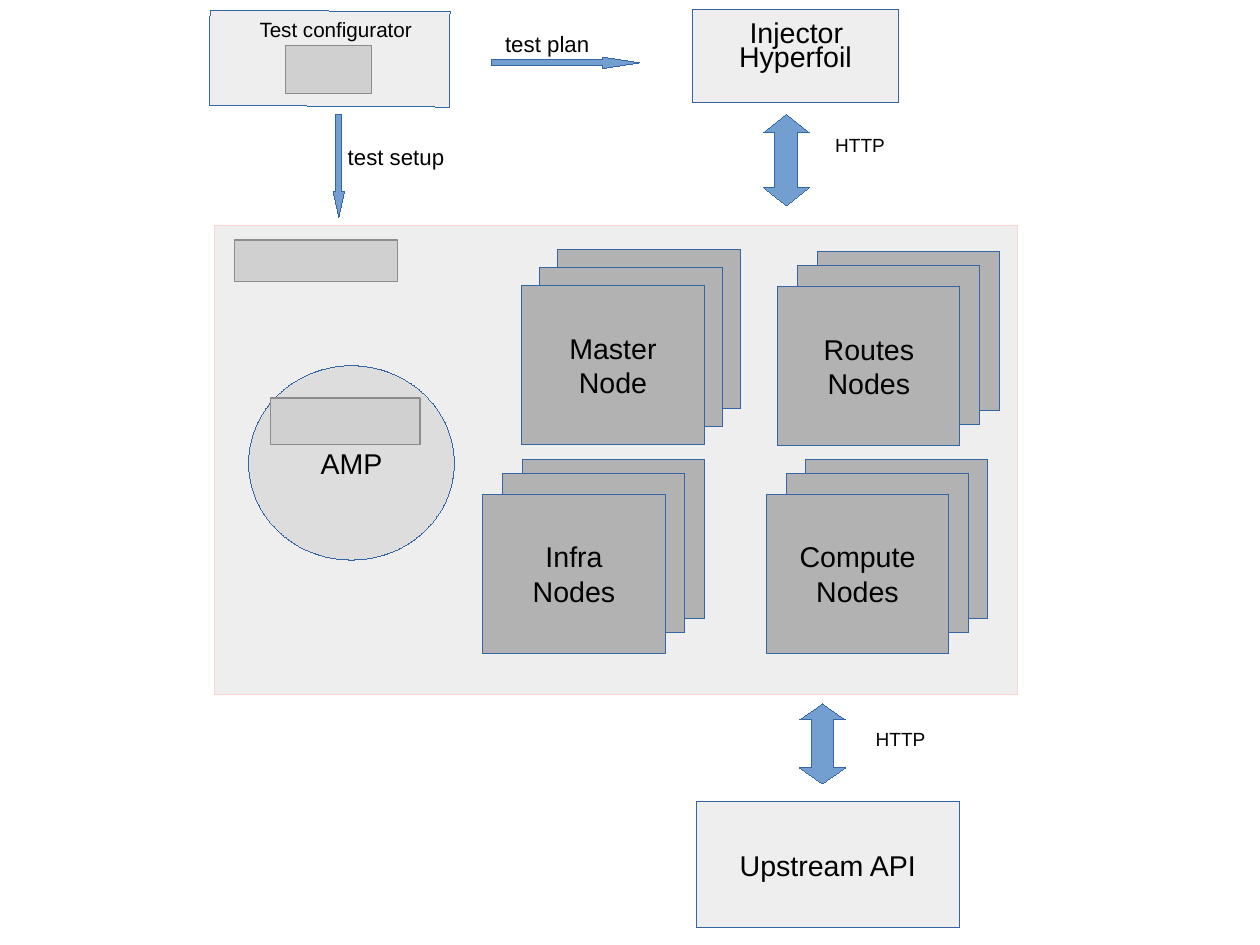
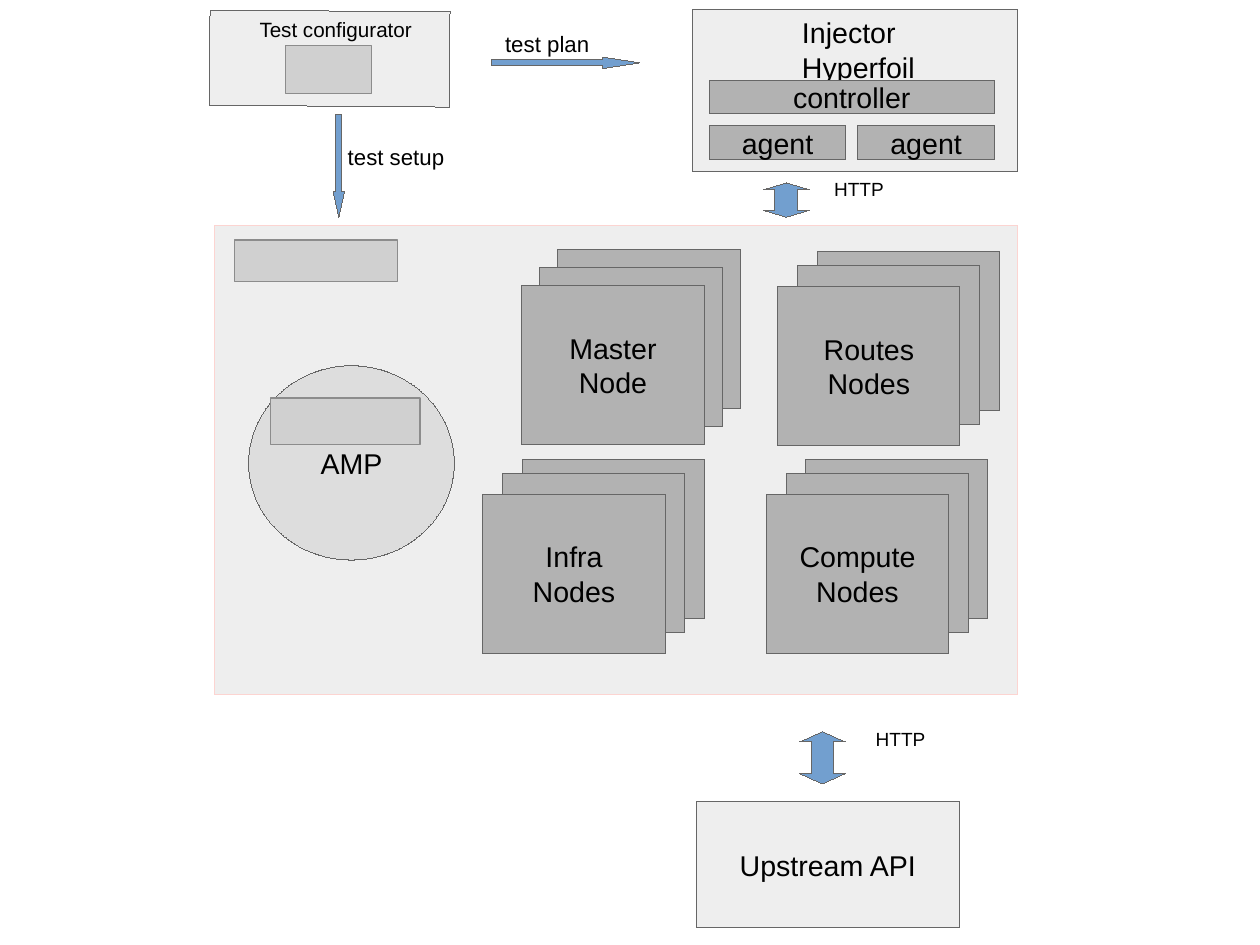
Before and after one commit to davidffrench/perftest-toolkit, a slide deck: slide 1 of deployment/doc/infrastructure.odp. Drawn at 1260x945 pixels with LibreOffice and Linux fonts; fonts in the diff are those of the drawing; grey boxes stand for pictures. Boxes give left, top, right and bottom in pixels: in the first picture for what was removed or moved away, otherwise in the second. Text is boxed around its words. In the diff, an @@ line names an element or a change of style, - is before the commit and + after.

```diff
--- a/deployment/doc/infrastructure.odp
+++ b/deployment/doc/infrastructure.odp
@@ outline #3465A4 0 pt to #666666 0 pt in 18 elements at <box>696,802,959,927</box>, <box>767,494,949,653</box>, <box>484,494,665,653</box>, <box>779,286,960,445</box>, <box>558,250,740,409</box>, <box>540,268,721,426</box>, <box>523,286,704,445</box>, <box>249,366,455,560</box>, <box>806,460,988,619</box>, <box>787,473,968,632</box>, <box>523,460,704,619</box>, <box>503,473,685,632</box>, <box>818,252,999,410</box>, <box>798,265,980,424</box>, <box>210,11,451,107</box>, <box>492,57,640,69</box>, <box>333,114,344,217</box>, <box>693,10,1018,172</box> @@
@@ rectangle: place and size @@
-rectangle at <box>693,10,899,103</box>
+rectangle at <box>693,10,1018,172</box>
@@ text "Injector": place and size @@
-text "Injector" at <box>750,22,844,49</box>
+text "Injector" at <box>802,22,915,83</box>
@@ text in rectangle at <box>739,45,852,73</box>: text removed @@
-Hyperfoil
@@ text at <box>802,57,915,83</box>: paragraph added @@
+Hyperfoil
@@ rectangle added at <box>710,80,995,113</box>, fill #B2B2B2, outline #666666 0 pt, 18 pt, text #000000 @@
+controller
@@ rectangle added at <box>710,126,846,160</box>, fill #B2B2B2, outline #666666 0 pt, 18 pt, text #000000 @@
+agent
@@ rectangle added at <box>859,126,995,160</box>, fill #B2B2B2, outline #666666 0 pt, 18 pt, text #000000 @@
+agent
@@ text "HTTP": place and size @@
-text "HTTP" at <box>835,139,885,152</box>
+text "HTTP" at <box>834,183,884,196</box>
@@ up down arrow at <box>764,183,810,217</box>: outline #3465A4 0 pt to #666666 0 pt; proportions changed @@
@@ up down arrow: place and size @@
-up down arrow at <box>764,114,810,206</box>
+up down arrow at <box>764,183,810,217</box>
@@ up down arrow: place and size @@
-up down arrow at <box>800,704,846,784</box>
+up down arrow at <box>800,732,846,784</box>
@@ up down arrow at <box>800,732,846,784</box>: outline #3465A4 0 pt to #666666 0 pt; proportions changed @@
```
Also in this commit, not shown: 1 other file.
